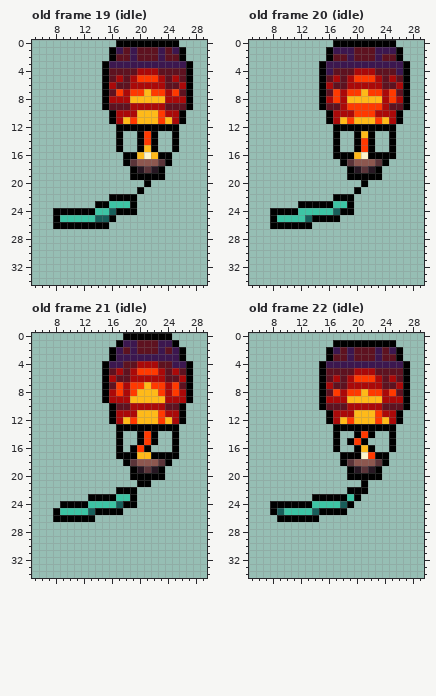
File history of a pixel-art file, assets_src/image/units/flare/map_flare.ase. The picture above was drawn from the file before the commit.
35x36 pixels, 51 frames. Shown: old frame 19 (idle): x 5..29, y 0..34; old frame 20 (idle): x 5..29, y 0..34; old frame 21 (idle): x 5..29, y 0..34; old frame 22 (idle): x 5..29, y 0..34. The commit also changed other frames, which this record leaves out.
The same view after the edit:
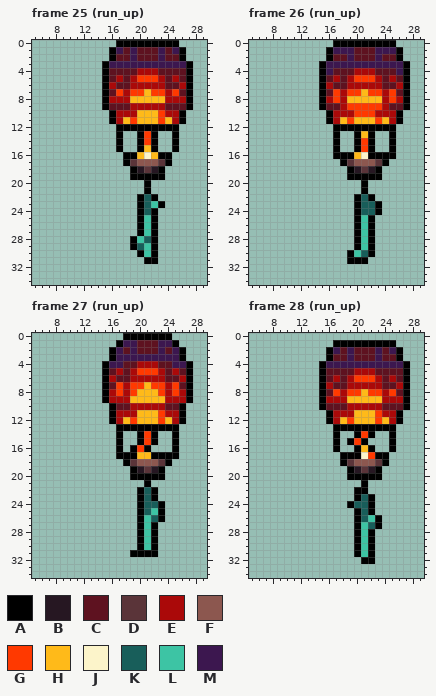
Palette (. is transparent): A #000000  B #261722  C #5e1220  D #5a3439  E #aa0909  F #8c574f  G #ff3900  H #ffba19  J #fcf4ca  K #185e5a  L #3dc4a4  M #3c174f
A new or re-ordered frame is compared with the old frame closest to it.
From the commit log: Prettied up flares and added snow to mountains on world map
Changes in this commit:
frames re-ordered
--- frame 25 (run_up) against old frame 19 (idle)
@@ x 5..29 @@
 20 ................A........
-21 ...............A.........
-22 ...........AAAA..........
-23 .........AALLLA..........
-24 ...AAAAAALLKAAA..........
-25 ...ALLLLLKKA.............
-26 ...AAAAAAAA..............
-27 .........................
-28 .........................
-29 .........................
-30 .........................
-31 .........................
+21 ................A........
+22 ...............AKA.......
+23 ...............AKLA......
+24 ...............AKA.......
+25 ...............ALA.......
+26 ...............ALA.......
+27 ...............ALA.......
+28 ..............ALKA.......
+29 ..............AKLA.......
+30 ...............ALA.......
+31 ................AA.......
 32 .........................
--- frame 26 (run_up) against old frame 20 (idle)
@@ x 5..29 @@
 20 ................A........
-21 ...............A.........
-22 ............AAA..........
-23 .......AAAAALLA..........
-24 ...AAAALLLLLKAA..........
-25 ...ALLLLKAAAA............
-26 ...AAAAAA................
-27 .........................
-28 .........................
-29 .........................
-30 .........................
-31 .........................
+21 ................A........
+22 ...............AKA.......
+23 ...............AKKA......
+24 ...............AKKA......
+25 ...............ALA.......
+26 ...............ALA.......
+27 ...............ALA.......
+28 ...............ALA.......
+29 ...............ALA.......
+30 ..............ALKA.......
+31 ..............AAA........
 32 .........................
--- frame 27 (run_up) against old frame 21 (idle)
@@ x 5..29 @@
 20 ..............AAAAA......
-21 ...............AA........
-22 ............AAA..........
-23 ........AAAALLA..........
-24 ....AAAALLLLKAA..........
-25 ...ALLLLKAAAA............
-26 ...AAAAAA................
-27 .........................
-28 .........................
-29 .........................
-30 .........................
-31 .........................
+21 ................A........
+22 ...............AKA.......
+23 ...............AKA.......
+24 ...............AKKA......
+25 ...............AKLA......
+26 ...............ALKA......
+27 ...............ALA.......
+28 ...............ALA.......
+29 ...............ALA.......
+30 ...............ALA.......
+31 ..............AAAA.......
 32 .........................
--- frame 28 (run_up) against old frame 22 (idle)
@@ x 5..29 @@
 21 ................A........
-22 ..............AAA........
-23 .........AAAAALA.........
-24 ...AAAAAALLLLKA..........
-25 ...AKLLLLKAAAA...........
-26 ....AAAAAA...............
-27 .........................
-28 .........................
-29 .........................
-30 .........................
-31 .........................
-32 .........................
+22 ...............AA........
+23 ...............AKA.......
+24 ..............AKKA.......
+25 ...............AKA.......
+26 ...............AKLA......
+27 ...............ALKA......
+28 ...............ALA.......
+29 ...............ALA.......
+30 ...............ALA.......
+31 ...............ALA.......
+32 ................AA.......
 33 .........................
Changed places in both pictures, as pixel boxes (x1, y1, x2, y2):
changed: (53, 187, 165, 264)
changed: (270, 187, 382, 264)
changed: (53, 480, 165, 557)
changed: (270, 487, 382, 564)
